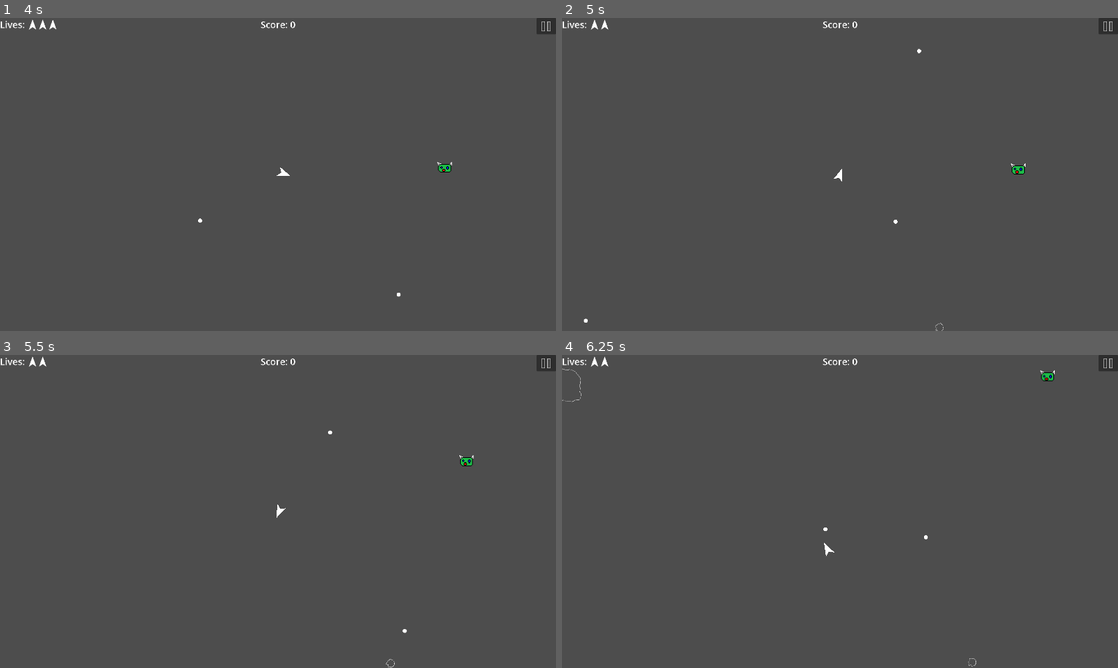
Above: before the commit, frames 1-4 (two rows, left to right).
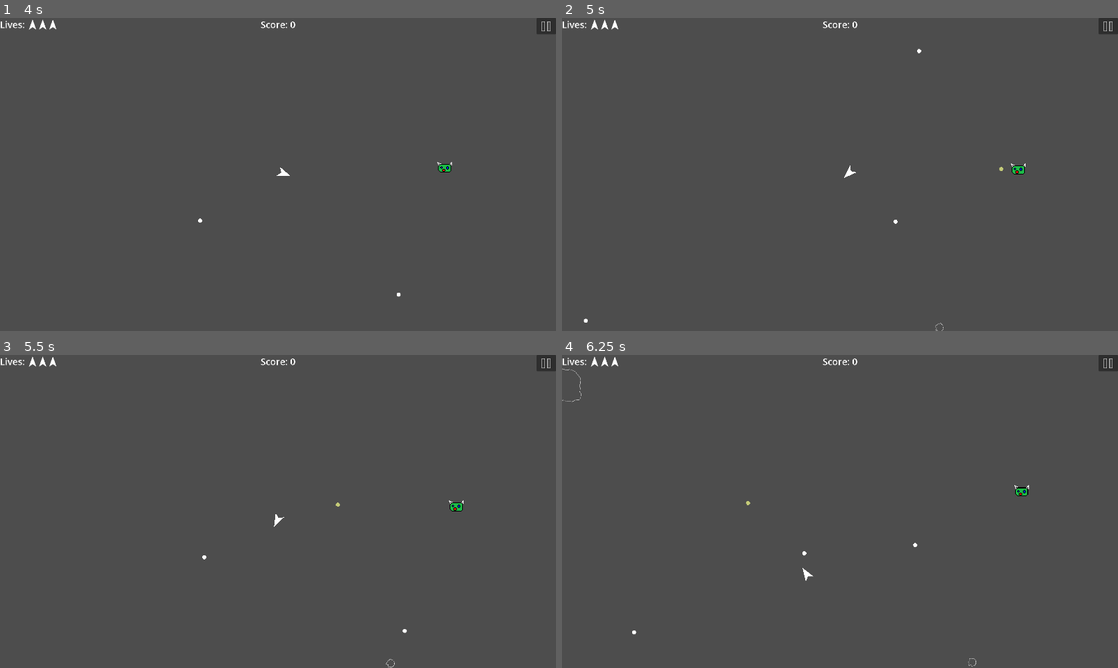
Above: after the commit, the same moments.

Repository: CoilSeb/AsteroidsWorkshop
Game: Godot game, scene res://Scenes/Start_Screen/Start_Screen.tscn
Two runs of this game, one before a commit and one after it. Both use one fixed random seed, a clock stepped at 60 frames per second and the inputs below.
Inputs (mouse positions are in pixels of both pictures, inside the frame that each line leads up to):
- Up to frame 1 (4 s): click "Start Game" at 0.5 s; click (544, 27) at 1.25 s; click "Restart Game" at 2 s; move the mouse to (400, 158) at 2.77 s; hold D (rotate_right) 2.78-3.53 s; hold Space (shoot) 2.78-3.53 s; click (400, 158) at 2.92 s; move the mouse to (166, 190) at 3.52 s; hold A (rotate_left) from 3.53 s (still down); tap Space (shoot) at 3.6 s
- Up to frame 2 (5 s): move the mouse to (895, 105) at 4.27 s; release A (rotate_left) at 4.28 s; hold D (rotate_right) from 4.28 s (still down); hold Space (shoot) from 4.28 s (still down)
- Up to frame 3 (5.5 s): move the mouse to (250, 574) at 5.02 s; release D (rotate_right) at 5.03 s; release Space (shoot) at 5.03 s; hold W (thrust) from 5.03 s (still down); tap Space (shoot) at 5.1 s; click (250, 574) at 5.17 s
- Up to frame 4 (6.25 s): move the mouse to (1006, 558) at 5.77 s; release W (thrust) at 5.78 s; hold A (rotate_left) from 5.78 s (still down); hold Space (shoot) from 5.78 s (still down)

Frame 1 is identical in both runs. In frame 2, less than 0.1% of the frame differs, in the area x 8-80%, y 0-53%; in frame 3, 0.2%; in frame 4, 0.3%, in the area x 8-89%, y 0-90%.

Commit message:
Add Martian enemy and shooting functionality

Diff:
--- a/Scenes/Game/Game.gd
+++ b/Scenes/Game/Game.gd
@@ -1,7 +1,7 @@
 extends Node2D
 
 @onready var spawn_timer = $Spawn_Timer
-
+const MARTIAN = preload("res://Scenes/Martian/Martian.tscn")
 var screen_size
 var spawn_rate = 2
 var toggle_spawn_cheats = false
@@ -31,6 +31,12 @@
 	new_asteroid.global_position = generate_spawn_point()
 
 
+func spawn_martian():
+	var new_martian = MARTIAN.instantiate()
+	add_child(new_martian)
+	new_martian.global_position = generate_spawn_point()
+
+
 func random_vector(left, right, bottom, top):
 	return Vector2(randf_range(left, right), randf_range(bottom, top))
 
@@ -51,3 +57,5 @@
 func _on_spawn_timer_timeout():
 	spawn_asteroid()
 	spawn_timer.start(spawn_rate)
+	if randi_range(0,19) == 0:
+		spawn_martian()
--- a/Scenes/Martian/Martian.gd
+++ b/Scenes/Martian/Martian.gd
@@ -5,6 +5,7 @@
 var screen_size
 var moving = true
 var shoot = false
+var shoot_buffer = 50
 const MARTIAN_BULLET = preload("res://Scenes/Martian_Bullet/Martian_Bullet.tscn")
 var player_pos
 
@@ -30,11 +31,14 @@
 		move_and_slide()
 
 	if shoot:
-		var martian_bullet_instance = MARTIAN_BULLET.instantiate()  # Create a new instance of the Bullet scene
-		get_parent().add_child(martian_bullet_instance)  # Add it to the player node or a designated parent node for bullets
-		martian_bullet_instance.global_position = global_position
-		martian_bullet_instance.direction = Vector2.UP.rotated(get_angle_to(player_pos) + (0.5 * PI))
-		shoot = false
+		shoot_buffer -= 1
+		if shoot_buffer == 0:
+			var martian_bullet_instance = MARTIAN_BULLET.instantiate()  # Create a new instance of the Bullet scene
+			get_parent().add_child(martian_bullet_instance)  # Add it to the player node or a designated parent node for bullets
+			martian_bullet_instance.global_position = global_position
+			martian_bullet_instance.direction = Vector2.UP.rotated(get_angle_to(player_pos) + (0.5 * PI) + randf_range(-0.1,0.1))
+			shoot = false
+			shoot_buffer = 50
 
 
 func get_random_vector():
@@ -44,13 +48,13 @@
 func _on_move_timer_timeout():
 	moving = false
 	shoot = true
-	$ShootTimer.start(1)
+	$ShootTimer.start()
 
 
 func _on_shoot_timer_timeout():
 	get_random_vector()
 	moving = true
-	$MoveTimer.start(2)
+	$MoveTimer.start()
 
 
 func get_players_pos(pos):
--- a/Scenes/Martian/Martian.tscn
+++ b/Scenes/Martian/Martian.tscn
@@ -17,6 +17,7 @@
 polygon = PackedVector2Array(-10, -8, -5, -5, 7, -5, 10, -8, 9, 5, 7, 7, -6, 7, -9, 4, -9, -2)
 
 [node name="ShootTimer" type="Timer" parent="."]
+wait_time = 2.0
 one_shot = true
 
 [node name="MoveTimer" type="Timer" parent="."]
Not shown, added: Workshop_Markdown.md
